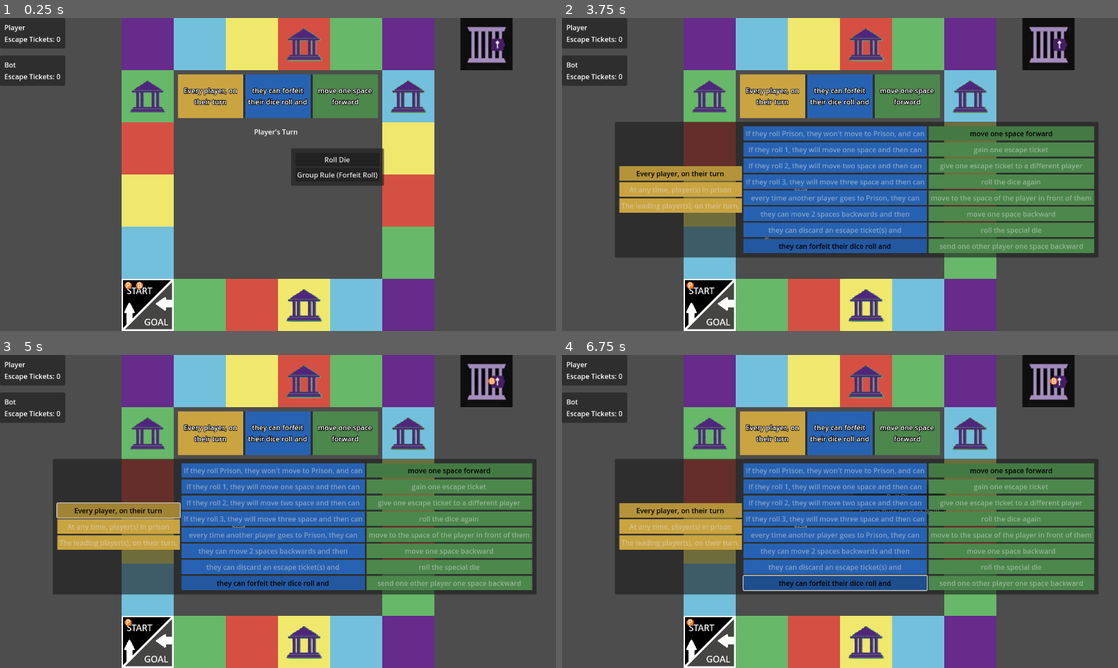
Above: before the commit, frames 1-4 (two rows, left to right).
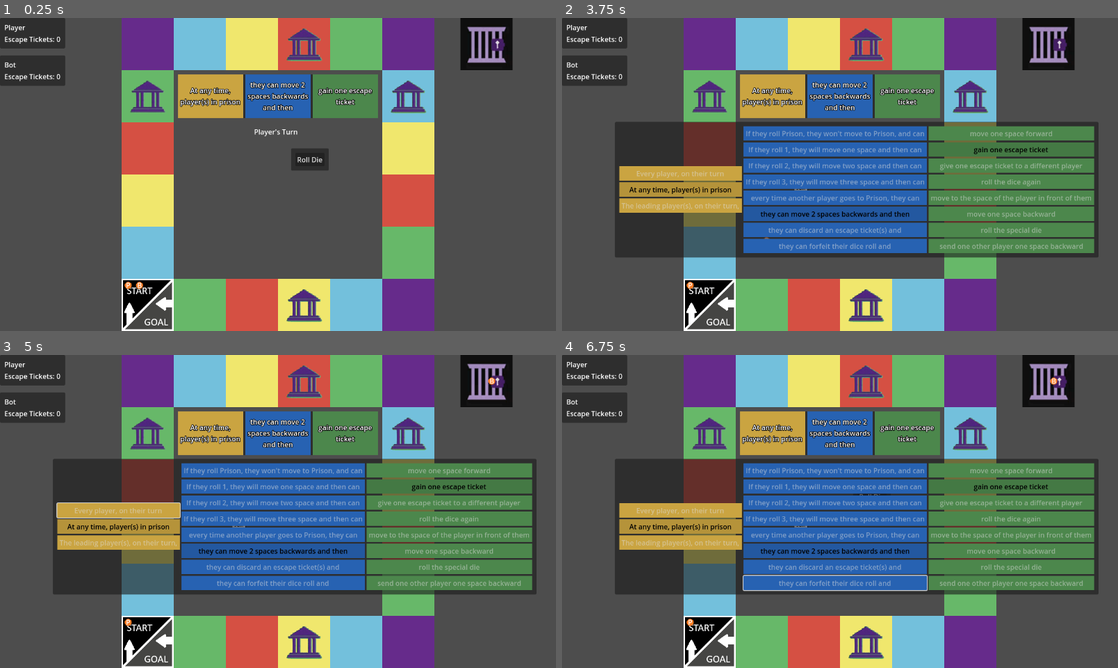
Above: after the commit, the same moments.

Repository: tjfeldman/RulesRace
Game: Godot game, scene res://rules_race_board.tscn
Same seed, same stepped clock (60 frames per second), same inputs: the game is played once before the commit and once after it.
Inputs (mouse positions are in pixels of both pictures, inside the frame that each line leads up to):
- Up to frame 1 (0.25 s): no input
- Up to frame 2 (3.75 s): click "Roll Die" at 0.5 s; tap Enter at 1.25, 3.5 s; move the mouse to (962, 158) at 1.27 s; click (962, 158) at 1.42 s; click "End Turn" at 2 s; tap Space at 2.75 s; move the mouse to (728, 190) at 2.77 s; click (728, 190) at 2.92 s; move the mouse to (895, 105) at 3.52 s; click (895, 105) at 3.67 s
- Up to frame 3 (5 s): click (116, 511) at 4.25 s, where only the run before the commit has a clickable "Every player, on their turn"
- Up to frame 4 (6.75 s): click (678, 527) at 5 s, where only the run after the commit has a clickable "At any time, player(s) in pri…"; click (901, 511) at 5.75 s, where only the run before the commit has a clickable "Group Rule (Forfeit Roll)"; click (834, 583) at 6.5 s, where only the run before the commit has a clickable "they can forfeit their dice r…"

The runs differ from the first frame. In frame 1, 2.8% of the frame differs, in the area x 32-70%, y 20-54%; in frame 2, 2.4%; in frame 3, 3.3%; in frame 4, 3.7%, in the area x 12-89%, y 20-76%.

Commit message:
Added When rule checks. Group rolls that trigger on a die roll and move you do not trigger if you are in jail.
Signed-off-by: Tyler Feldman <tyler.feldman148@gmail.com>

Diff:
--- a/scripts/ActionManager.gd
+++ b/scripts/ActionManager.gd
@@ -63,7 +63,7 @@
 	_disable_all_actions();
 	escape.visible = false;
 	await _player_escapes_jail();
-	_enable_all_actions();
+	_show_actions();
 
 func _on_dice_pressed() -> void:
 	_currentDieToRoll = Dice.Type.NONE;
--- a/scripts/GroupAction.gd
+++ b/scripts/GroupAction.gd
@@ -10,8 +10,13 @@
 
 var _action_cost_type: CostType;
 var _action_effect: GroupRules.Effect;
+var _action_when: GroupRules.When;
 
-func _init(trigger_rule: GroupRules.Trigger = GroupRules.Trigger.NONE, effect: GroupRules.Effect = GroupRules.Effect.NONE):
+func _init(
+	actionWhen: GroupRules.When = GroupRules.When.NONE,
+	trigger_rule: GroupRules.Trigger = GroupRules.Trigger.NONE,
+	effect: GroupRules.Effect = GroupRules.Effect.NONE
+) -> void:
 	match trigger_rule:
 		GroupRules.Trigger.MOVE_BACK_TWO:
 			_action_cost_type = CostType.MOVE_BACK;
@@ -22,13 +27,14 @@
 		_:
 			_action_cost_type = CostType.NONE;
 	_action_effect = effect;
+	_action_when = actionWhen;
 
 func isValid():
 	return _action_cost_type != CostType.NONE;
 
 func canPay(player: Player):
-	var canBenefit = GroupRules.verify_player_can_use_rule(player, _action_effect);
-	if canBenefit:
+	var canActivate = GroupRules.verify_when(player, _action_when);
+	if canActivate and GroupRules.verify_player_can_use_rule(player, _action_effect):
 		match _action_cost_type:
 			CostType.MOVE_BACK:
 				return !player.isInJail() and player.getBoardPosition() >= 2;
--- a/scripts/GroupRuleManager.gd
+++ b/scripts/GroupRuleManager.gd
@@ -45,7 +45,7 @@
 	effectRule = effectRuleBtn.type;
 
 	#after we update the display, we must know create a group action object to emit back
-	var groupAction = GroupAction.new(triggerRule, effectRule);
+	var groupAction = GroupAction.new(whenRule, triggerRule, effectRule);
 	Events.emit_signal("update_group_action", groupAction);
 
 func _trigger_effect(affectedPlayer: Player):
@@ -91,6 +91,11 @@
 			target.addEscapeTicket();
 
 func checkRollTrigger(player: Player, roll: Variant):
+	#if the when condition is not met or player is in jail
+	#then we return false
+	if not GroupRules.verify_when(player, whenRule) or player.isInJail():
+		return false;
+
 	match [triggerRule, roll]:
 		[GroupRules.Trigger.ROLL_PRISON, "Jail"]:
 			#DO NOT GO TO JAIL AND CAN USE EFFECT
--- a/scripts/GroupRuleSelector.gd
+++ b/scripts/GroupRuleSelector.gd
@@ -46,30 +46,40 @@
 func _ready() -> void:
 	call_deferred("random_rule");
 
+#checks if the player triggering a rule can activate the rule
+static func verify_when(triggerPlayer: Player, whenRule: When):
+	match whenRule:
+		When.TURN:
+			return PlayerManager.getCurrentTurnPlayer() == triggerPlayer;
+		When.PRISON:
+			return triggerPlayer.isInJail();
+		_:
+			return false;
+
 static func verify_player_can_use_rule(affectedPlayer: Player, effectRule: Effect):
 	#if player has made it to the goal, they cannot benefit from the effect
 	if affectedPlayer.hasFinished(): return false;
 
 	match effectRule:
-		GroupRules.Effect.MOVE_ONE:
+		Effect.MOVE_ONE:
 			return !affectedPlayer.isInJail();
-		GroupRules.Effect.MOVE_TO_PLAYER_AHEAD:
+		Effect.MOVE_TO_PLAYER_AHEAD:
 			return !affectedPlayer.isInJail() and PlayerManager.getPlayerAhead(affectedPlayer);
-		GroupRules.Effect.MOVE_BACK:
+		Effect.MOVE_BACK:
 			return affectedPlayer.getBoardPosition() > 0;
-		GroupRules.Effect.SEND_PLAYER_BACK_ONE:
+		Effect.SEND_PLAYER_BACK_ONE:
 			#we can't move players who are at the start, are currently in jail, or has finished the race
 			return PlayerManager.getListOfAllOtherPlayers(affectedPlayer).filter(func(p): return p.getBoardPosition() > 0 and not p.isInJail() and not p.hasFinished());
-		GroupRules.Effect.TRANSFER_TICKET:
+		Effect.TRANSFER_TICKET:
 			return affectedPlayer.hasEscapeTicket();
 		_:
 			return true;
 
 func random_rule():
 	#select random group rules
-	selectedWhenRule = whenGroupButtons[0];
-	selectedTriggerRule = triggerGroupButtons[7];
-	selectedEffectRule = effectGroupButtons[0];
+	selectedWhenRule = whenGroupButtons[1];
+	selectedTriggerRule = triggerGroupButtons[5];
+	selectedEffectRule = effectGroupButtons[1];
 
 	#toggle selected
 	selectedWhenRule.button_pressed = true;
Not shown, changed: README.md
